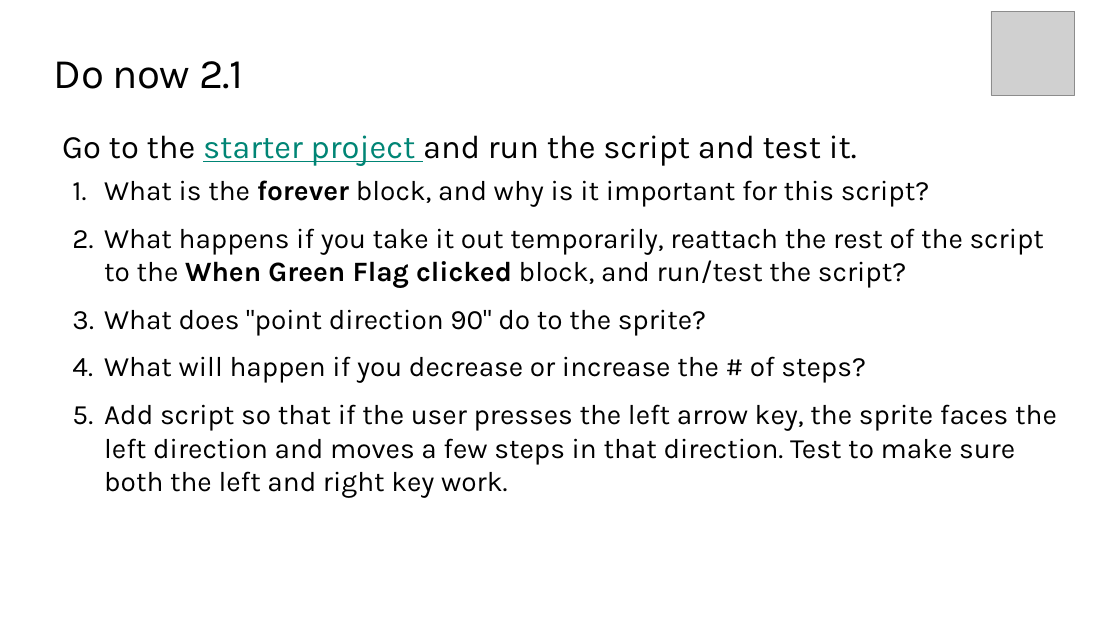
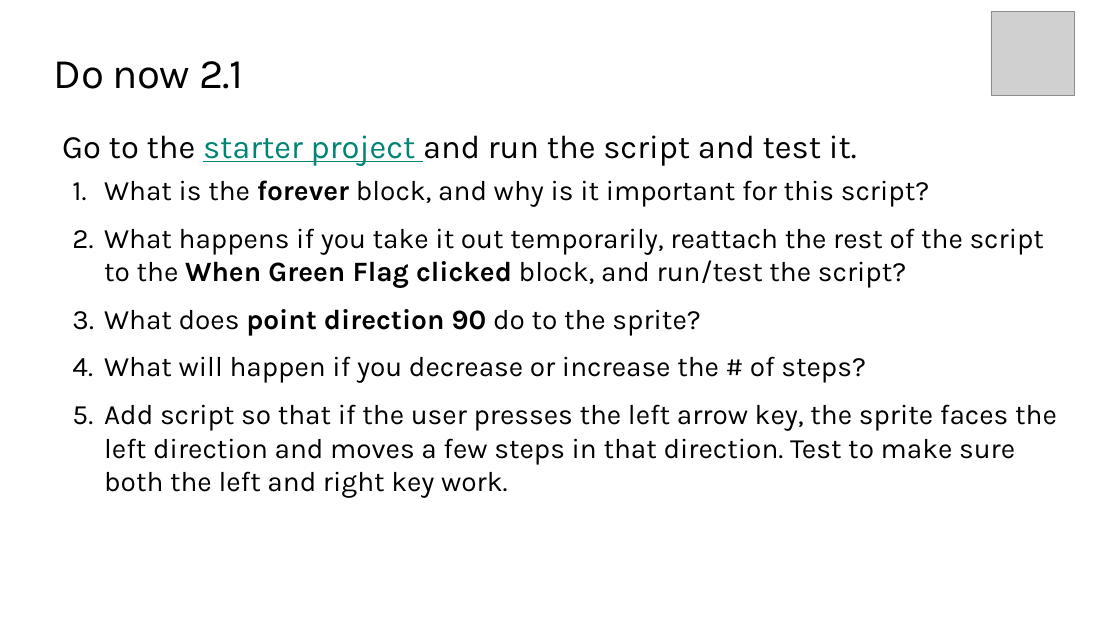
Before and after one commit to TEALSK12/introduction-to-computer-science, a slide deck: slide 4 of docs/slidedecks/TEALS SNAP 2.1.pptx. Drawn at 1120x630 pixels with LibreOffice and Linux fonts; fonts in the diff are those of the drawing; grey boxes stand for pictures; background and template pictures are left out. Boxes give left, top, right and bottom in pixels: in the first picture for what was removed or moved away, otherwise in the second. Text is boxed around its words. In the diff, an @@ line names an element or a change of style, - is before the commit and + after.

```diff
--- a/docs/slidedecks/TEALS SNAP 2.1.pptx
+++ b/docs/slidedecks/TEALS SNAP 2.1.pptx
@@ text at (104, 309, 700, 335): text changed @@
-3. What does "point direction 90" do to the sprite?
+3. What does point direction 90 do to the sprite?
```
Also in this commit, not shown: 3 other slides changed, 3 slides added, 1 slide removed, 36 other files.
